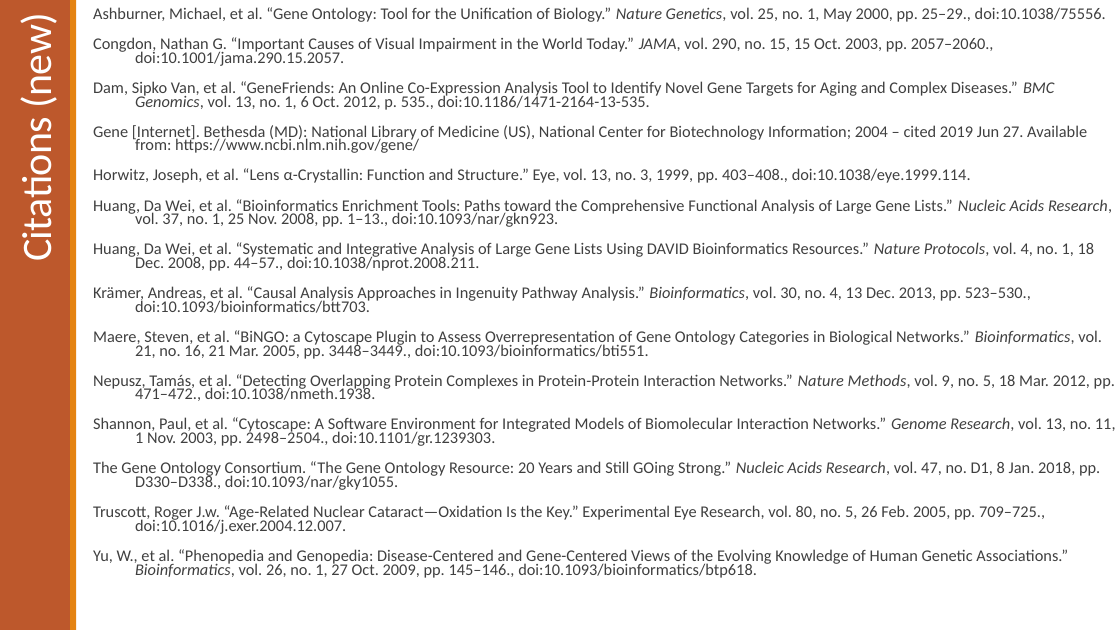
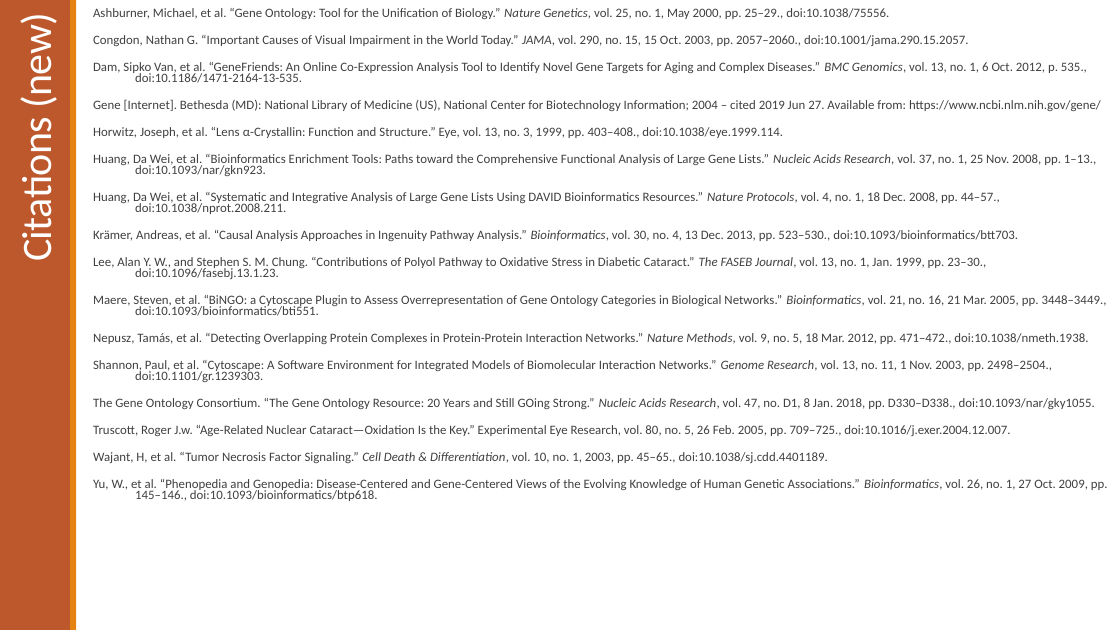
Before and after one commit to dyaom/REHS-2019, a slide deck: slide 20 of Cataract_posterslidesonly.pptx. Drawn at 1120x630 pixels with LibreOffice and Linux fonts; fonts in the diff are those of the drawing. Boxes give left, top, right and bottom in pixels: in the first picture for what was removed or moved away, otherwise in the second. Text is boxed around its words. In the diff, an @@ line names an element or a change of style, - is before the commit and + after.

```diff
--- a/Cataract_posterslidesonly.pptx
+++ b/Cataract_posterslidesonly.pptx
@@ text at [93, 8, 1108, 501]: size 14 to 11 pt in "Ashburner, Michael, et al. “Gene Ontology: Tool ...", "Congdon, Nathan G. “Important Causes of Visual ...", "Dam, Sipko Van, et al. “GeneFriends: An ...", "Gene [Internet]. Bethesda (MD): National Library of ..." and 10 more places @@
@@ text at [93, 257, 986, 279]: paragraph added @@
+Lee, Alan Y. W., and Stephen S. M. Chung. “Contributions of Polyol Pathway to Oxidative Stress in Diabetic Cataract.” The FASEB Journal, vol. 13, no. 1, Jan. 1999, pp. 23–30., doi:10.1096/fasebj.13.1.23.
@@ text at [93, 452, 828, 463]: paragraph added @@
+Wajant, H, et al. “Tumor Necrosis Factor Signaling.” Cell Death & Differentiation, vol. 10, no. 1, 2003, pp. 45–65., doi:10.1038/sj.cdd.4401189.
```
Also in this commit, not shown: 10 other slides changed, 7 other files.
